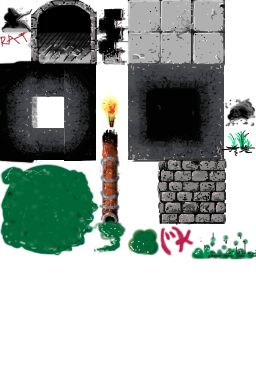
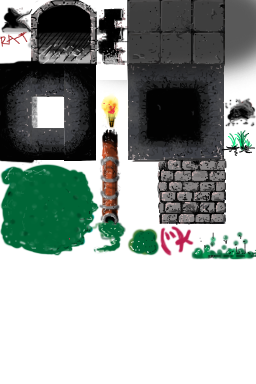
Revision of a layered 256x384 image; what changed, layer by layer:
painted on "Layer 38" over [96, 0, 256, 93]
